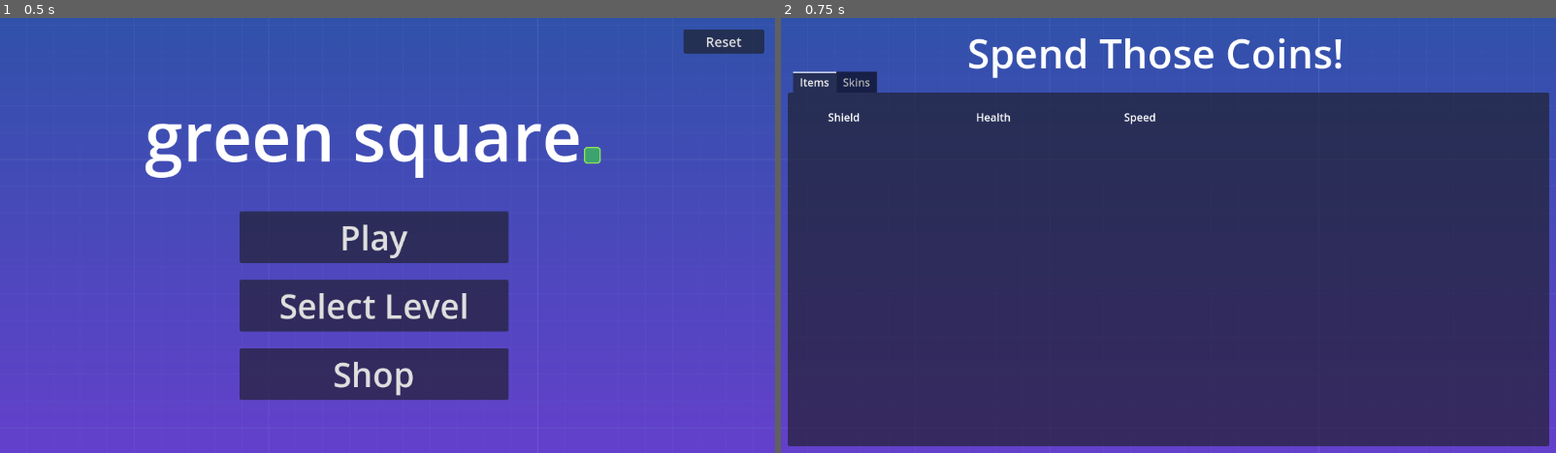
Above: before the commit, frames 1-2 (left to right).
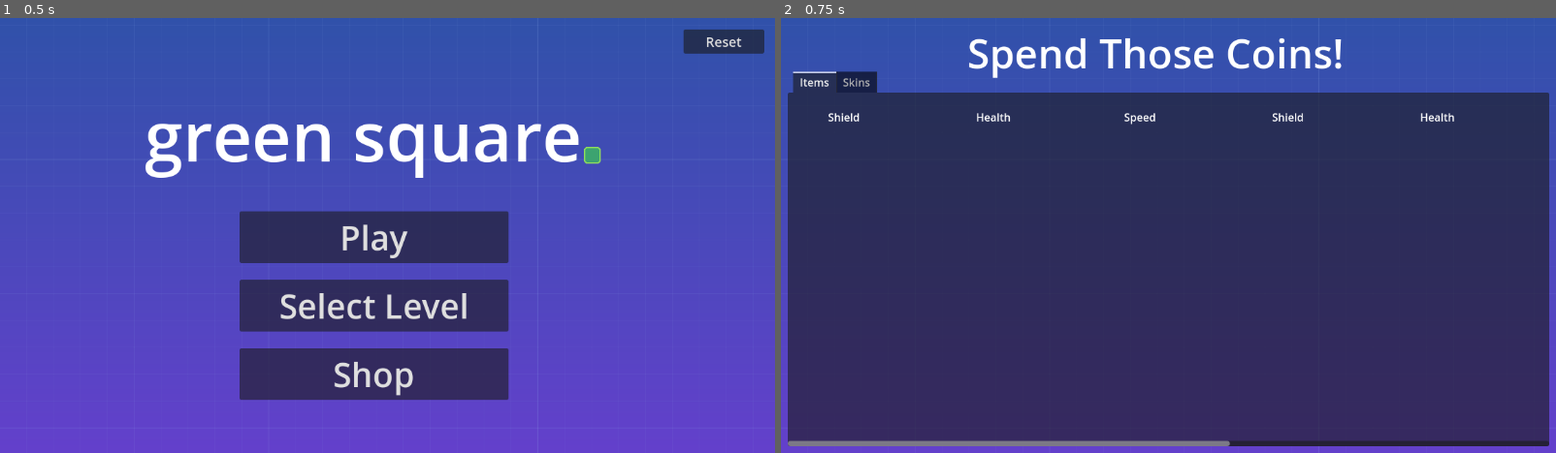
Above: after the commit, the same moments.

Repository: Aoshua/Geometric-2D-Platformer
Game: Godot game, scene res://src/ui/menus/main_menu.tscn
The game is run twice, just before and just after one commit, with the same random seed, the same clock (stepped at 60 frames per second) and the same inputs. Sound files missing from this copy of the repository are replaced by a short silence.
Inputs:
- Up to frame 1 (0.5 s): no input
- Up to frame 2 (0.75 s): click "Shop" at 0.5 s

Frame 1 is identical in both runs. In frame 2, 1.3% of the frame differs, in the area x 0-100%, y 21-99%.

Commit message:
test mobile scroll container

Diff:
--- a/src/ui/menus/shop.tscn
+++ b/src/ui/menus/shop.tscn
@@ -108,6 +108,78 @@
 offset_bottom = 48.0
 text = "Speed"
 
+[node name="ItemCard4" type="Control" parent="TabContainer/Items/ScrollContainer/ItemsGrid"]
+custom_minimum_size = Vector2(200, 300)
+layout_mode = 2
+
+[node name="ItemName1" type="Label" parent="TabContainer/Items/ScrollContainer/ItemsGrid/ItemCard4"]
+layout_mode = 0
+offset_left = 60.0
+offset_top = 25.0
+offset_right = 108.0
+offset_bottom = 48.0
+text = "Shield"
+
+[node name="ItemCard5" type="Control" parent="TabContainer/Items/ScrollContainer/ItemsGrid"]
+custom_minimum_size = Vector2(200, 300)
+layout_mode = 2
+
+[node name="ItemName2" type="Label" parent="TabContainer/Items/ScrollContainer/ItemsGrid/ItemCard5"]
+layout_mode = 0
+offset_left = 60.0
+offset_top = 25.0
+offset_right = 108.0
+offset_bottom = 48.0
+text = "Health"
+
+[node name="ItemCard6" type="Control" parent="TabContainer/Items/ScrollContainer/ItemsGrid"]
+custom_minimum_size = Vector2(200, 300)
+layout_mode = 2
+
+[node name="ItemName3" type="Label" parent="TabContainer/Items/ScrollContainer/ItemsGrid/ItemCard6"]
+layout_mode = 0
+offset_left = 60.0
+offset_top = 25.0
+offset_right = 108.0
+offset_bottom = 48.0
+text = "Speed"
+
+[node name="ItemCard7" type="Control" parent="TabContainer/Items/ScrollContainer/ItemsGrid"]
+custom_minimum_size = Vector2(200, 300)
+layout_mode = 2
+
+[node name="ItemName1" type="Label" parent="TabContainer/Items/ScrollContainer/ItemsGrid/ItemCard7"]
+layout_mode = 0
+offset_left = 60.0
+offset_top = 25.0
+offset_right = 108.0
+offset_bottom = 48.0
+text = "Shield"
+
+[node name="ItemCard8" type="Control" parent="TabContainer/Items/ScrollContainer/ItemsGrid"]
+custom_minimum_size = Vector2(200, 300)
+layout_mode = 2
+
+[node name="ItemName2" type="Label" parent="TabContainer/Items/ScrollContainer/ItemsGrid/ItemCard8"]
+layout_mode = 0
+offset_left = 60.0
+offset_top = 25.0
+offset_right = 108.0
+offset_bottom = 48.0
+text = "Health"
+
+[node name="ItemCard9" type="Control" parent="TabContainer/Items/ScrollContainer/ItemsGrid"]
+custom_minimum_size = Vector2(200, 300)
+layout_mode = 2
+
+[node name="ItemName3" type="Label" parent="TabContainer/Items/ScrollContainer/ItemsGrid/ItemCard9"]
+layout_mode = 0
+offset_left = 60.0
+offset_top = 25.0
+offset_right = 108.0
+offset_bottom = 48.0
+text = "Speed"
+
 [node name="Skins" type="VBoxContainer" parent="TabContainer"]
 visible = false
 layout_mode = 2
